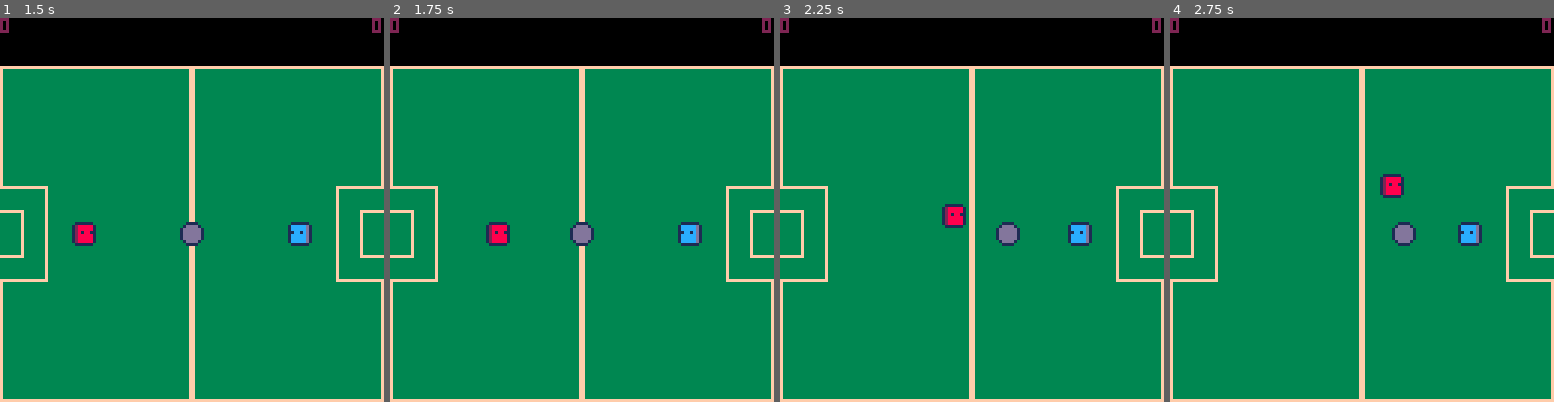
Above: before the commit, frames 1-4 (left to right).
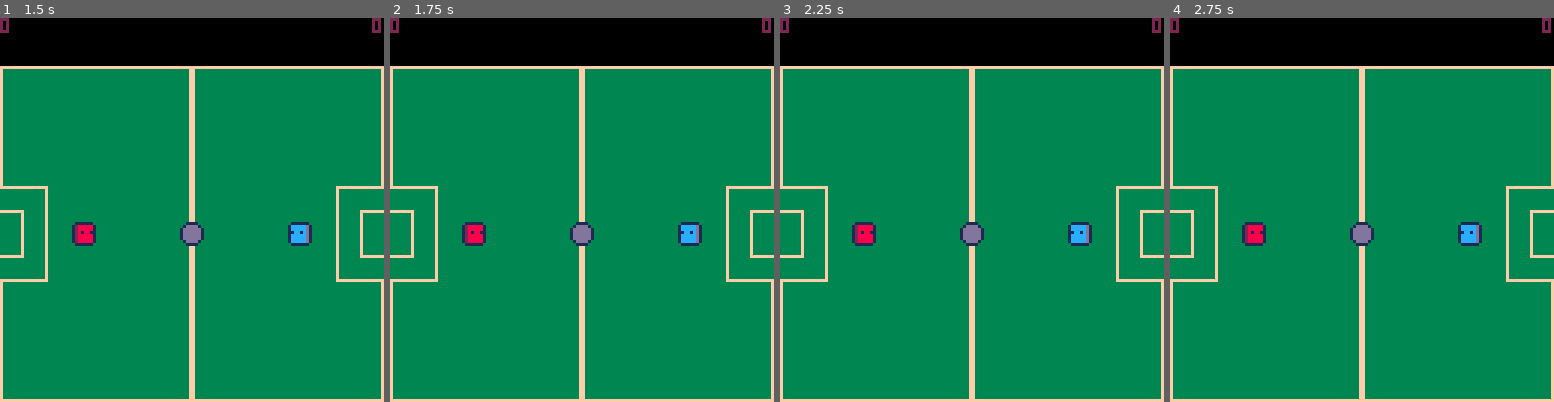
Above: after the commit, the same moments.

Repository: fcidade/pico8.carts
Game: PICO-8 cartridge pong/pong.p8
Same seed, same stepped clock (60 frames per second), same inputs: the game is played once before the commit and once after it.
Inputs:
- Up to frame 1 (1.5 s): no input
- Up to frame 2 (1.75 s): hold Right from 1.6 s (still down)
- Up to frame 3 (2.25 s): release Right at 2.1 s; hold Up from 2.15 s (still down)
- Up to frame 4 (2.75 s): release Up at 2.42 s; hold Right from 2.47 s (still down)

Frame 1 is identical in both runs. In frame 2, 0.7% of the frame differs, in the area x 18-32%, y 53-60%; in frame 3, 1.4%, in the area x 18-63%, y 48-60%; in frame 4, 1.4%.

Commit message:
Refactor Pong game to integrate raw key input handling; add constants and update player controls

Diff:
--- /dev/null
+++ b/common/constants.lua
@@ -0,0 +1,314 @@
+colors = {
+    black = 0,
+    dark_blue = 1,
+    dark_purple = 2,
+    dark_green = 3,
+    brown = 4,
+    dark_gray = 5,
+    light_gray = 6,
+    white = 7,
+    red = 8,
+    orange = 9,
+    yellow = 10,
+    green = 11,
+    blue = 12,
+    indigo = 13,
+    pink = 14,
+    peach = 15,
+}
+
+--
+stat_codes = {
+    -- System
+    mem_usage = 0,    -- Memory usage (0..2048)
+    cpu = 1,          -- CPU used since last flip (1.0 == 100% CPU)
+    clipboard = 4,    -- Clipboard contents (after user has pressed CTRL-V)
+    param_string = 6, -- Parameter string
+    framerate = 7,    -- Current framerate
+
+    -- Keyboard and Mouse
+
+    raw_keyboard = 28,       -- Raw keyboard input (stat(28, scancode) returns true if key with scan code is pressed)
+    keypress_available = 30, -- True when a keypress is available
+    keyboard_char = 31,      -- Character returned by keyboard
+    mouse_x = 32,            -- Mouse X
+    mouse_y = 33,            -- Mouse Y
+    mouse_buttons = 34,      -- Mouse buttons (bitfield)
+    mouse_wheel = 36,        -- Mouse wheel event
+    mouse_rel_x = 38,        -- Relative x movement (host desktop pixels)
+    mouse_rel_y = 39,        -- Relative y movement (host desktop pixels)
+
+    -- Audio
+    -- Audio values 16..26 are the legacy version of audio state queries 46..56.
+    -- They only report on the current state of the audio mixer, which changes only
+    -- ~20 times a second (depending on the host sound driver and other factors).
+    -- 46..56 instead stores a history of mixer state at each tick to give a higher resolution
+    -- estimate of the currently audible state.
+
+    sfx_channels = { 46, 47, 48, 49 }, -- Index of currently playing SFX on channels 0..3
+    note_channels = { 50, 51, 52, 53 }, -- Note number (0..31) on channel 0..3
+    pattern_index = 54,               -- Currently playing pattern index
+    total_patterns_played = 55,       -- Total patterns played
+    ticks_on_pattern = 56,            -- Ticks played on current pattern
+    music_playing = 57,               -- (Boolean) TRUE when music is playing
+
+    -- Time
+    utc_time = { 80, 81, 82, 83, 84, 85 }, -- UTC time: year, month, day, hour, minute, second
+    local_time = { 90, 91, 92, 93, 94, 95 }, -- Local time
+
+    --
+    breadcrumb_label = 100, -- Current breadcrumb label, or nil
+    frame_by_frame = 110,   -- Returns true when in frame-by-frame mode
+}
+
+-- SDL Scancodes
+key = {
+    unknown = 0,
+    a = 4,
+    b = 5,
+    c = 6,
+    d = 7,
+    e = 8,
+    f = 9,
+    g = 10,
+    h = 11,
+    i = 12,
+    j = 13,
+    k = 14,
+    l = 15,
+    m = 16,
+    n = 17,
+    o = 18,
+    p = 19,
+    q = 20,
+    r = 21,
+    s = 22,
+    t = 23,
+    u = 24,
+    v = 25,
+    w = 26,
+    x = 27,
+    y = 28,
+    z = 29,
+    ["1"] = 30,
+    ["2"] = 31,
+    ["3"] = 32,
+    ["4"] = 33,
+    ["5"] = 34,
+    ["6"] = 35,
+    ["7"] = 36,
+    ["8"] = 37,
+    ["9"] = 38,
+    ["0"] = 39,
+    return_ = 40,
+    escape = 41,
+    backspace = 42,
+    tab = 43,
+    space = 44,
+    minus = 45,
+    equals = 46,
+    leftbracket = 47,
+    rightbracket = 48,
+    backslash = 49,
+    nonushash = 50,
+    semicolon = 51,
+    apostrophe = 52,
+    grave = 53,
+    comma = 54,
+    period = 55,
+    slash = 56,
+    capslock = 57,
+    f1 = 58,
+    f2 = 59,
+    f3 = 60,
+    f4 = 61,
+    f5 = 62,
+    f6 = 63,
+    f7 = 64,
+    f8 = 65,
+    f9 = 66,
+    f10 = 67,
+    f11 = 68,
+    f12 = 69,
+    printscreen = 70,
+    scrolllock = 71,
+    pause = 72,
+    insert = 73,
+    home = 74,
+    pageup = 75,
+    delete = 76,
+    ["end"] = 77,
+    pagedown = 78,
+    right = 79,
+    left = 80,
+    down = 81,
+    up = 82,
+    numlockclear = 83,
+    kp_divide = 84,
+    kp_multiply = 85,
+    kp_minus = 86,
+    kp_plus = 87,
+    kp_enter = 88,
+    kp_1 = 89,
+    kp_2 = 90,
+    kp_3 = 91,
+    kp_4 = 92,
+    kp_5 = 93,
+    kp_6 = 94,
+    kp_7 = 95,
+    kp_8 = 96,
+    kp_9 = 97,
+    kp_0 = 98,
+    kp_period = 99,
+    nonusbackslash = 100,
+    application = 101,
+    power = 102,
+    kp_equals = 103,
+    f13 = 104,
+    f14 = 105,
+    f15 = 106,
+    f16 = 107,
+    f17 = 108,
+    f18 = 109,
+    f19 = 110,
+    f20 = 111,
+    f21 = 112,
+    f22 = 113,
+    f23 = 114,
+    f24 = 115,
+    execute = 116,
+    help = 117,
+    menu = 118,
+    select = 119,
+    stop = 120,
+    again = 121,
+    undo = 122,
+    cut = 123,
+    copy = 124,
+    paste = 125,
+    find = 126,
+    mute = 127,
+    volumeup = 128,
+    volumedown = 129,
+    kp_comma = 133,
+    kp_equalsas400 = 134,
+    international1 = 135,
+    international2 = 136,
+    international3 = 137,
+    international4 = 138,
+    international5 = 139,
+    international6 = 140,
+    international7 = 141,
+    international8 = 142,
+    international9 = 143,
+    lang1 = 144,
+    lang2 = 145,
+    lang3 = 146,
+    lang4 = 147,
+    lang5 = 148,
+    lang6 = 149,
+    lang7 = 150,
+    lang8 = 151,
+    lang9 = 152,
+    alterase = 153,
+    sysreq = 154,
+    cancel = 155,
+    clear = 156,
+    prior = 157,
+    return2 = 158,
+    separator = 159,
+    out = 160,
+    oper = 161,
+    clearagain = 162,
+    crsel = 163,
+    exsel = 164,
+    kp_00 = 176,
+    kp_000 = 177,
+    thousandsseparator = 178,
+    decimalseparator = 179,
+    currencyunit = 180,
+    currencysubunit = 181,
+    kp_leftparen = 182,
+    kp_rightparen = 183,
+    kp_leftbrace = 184,
+    kp_rightbrace = 185,
+    kp_tab = 186,
+    kp_backspace = 187,
+    kp_a = 188,
+    kp_b = 189,
+    kp_c = 190,
+    kp_d = 191,
+    kp_e = 192,
+    kp_f = 193,
+    kp_xor = 194,
+    kp_power = 195,
+    kp_percent = 196,
+    kp_less = 197,
+    kp_greater = 198,
+    kp_ampersand = 199,
+    kp_dblampersand = 200,
+    kp_verticalbar = 201,
+    kp_dblverticalbar = 202,
+    kp_colon = 203,
+    kp_hash = 204,
+    kp_space = 205,
+    kp_at = 206,
+    kp_exclam = 207,
+    kp_memstore = 208,
+    kp_memrecall = 209,
+    kp_memclear = 210,
+    kp_memadd = 211,
+    kp_memsubtract = 212,
+    kp_memmultiply = 213,
+    kp_memdivide = 214,
+    kp_plusminus = 215,
+    kp_clear = 216,
+    kp_clearentry = 217,
+    kp_binary = 218,
+    kp_octal = 219,
+    kp_decimal = 220,
+    kp_hexadecimal = 221,
+    lctrl = 224,
+    lshift = 225,
+    lalt = 226,
+    lgui = 227,
+    rctrl = 228,
+    rshift = 229,
+    ralt = 230,
+    rgui = 231,
+    mode = 257,
+    audionext = 258,
+    audioprev = 259,
+    audiostop = 260,
+    audioplay = 261,
+    audiomute = 262,
+    mediaselect = 263,
+    www = 264,
+    mail = 265,
+    calculator = 266,
+    computer = 267,
+    ac_search = 268,
+    ac_home = 269,
+    ac_back = 270,
+    ac_forward = 271,
+    ac_stop = 272,
+    ac_refresh = 273,
+    ac_bookmarks = 274,
+    brightnessdown = 275,
+    brightnessup = 276,
+    displayswitch = 277,
+    kbdillumtoggle = 278,
+    kbdillumdown = 279,
+    kbdillumup = 280,
+    eject = 281,
+    sleep = 282,
+    app1 = 283,
+    app2 = 284,
+    audiorewind = 285,
+    audiofastforward = 286,
+    softleft = 287,
+    softright = 288,
+    call = 289,
+    endcall = 290,
+    num_scancodes = 512
+}
--- /dev/null
+++ b/common/rawkeys.lua
@@ -0,0 +1,11 @@
+-- https://www.reddit.com/r/pico8/comments/1dlz5z8/change_input_keys/
+-- https://www.lexaloffle.com/dl/docs/pico-8_manual.html#Mouse_and_Keyboard_Input
+
+function rawkeys_init()
+  poke(0x5f2d,1)
+end
+
+function kbtn(key)
+---@diagnostic disable-next-line: redundant-parameter
+    return stat(28, key)
+end
--- /dev/null
+++ b/keyboard/keyboard.p8
@@ -0,0 +1,15 @@
+pico-8 cartridge // http://www.pico-8.com
+version 42
+__lua__
+#include ../common/constants.lua
+
+#include ../common/rawkeys.lua
+
+#include main.lua
+__gfx__
+00000000000000000000000000000000000000000000000000000000000000000000000000000000000000000000000000000000000000000000000000000000
+00000000000000000000000000000000000000000000000000000000000000000000000000000000000000000000000000000000000000000000000000000000
+00700700000000000000000000000000000000000000000000000000000000000000000000000000000000000000000000000000000000000000000000000000
+00077000000000000000000000000000000000000000000000000000000000000000000000000000000000000000000000000000000000000000000000000000
+00077000000000000000000000000000000000000000000000000000000000000000000000000000000000000000000000000000000000000000000000000000
+00700700000000000000000000000000000000000000000000000000000000000000000000000000000000000000000000000000000000000000000000000000
--- /dev/null
+++ b/keyboard/main.lua
@@ -0,0 +1,18 @@
+function _init()
+  poke(0x5f2d,1)
+end
+
+function _draw()
+  cls()
+--   for y=0,15 do
+--     for x=0,15 do
+--       circfill(4+x*8,4+y*8,3,
+--           stat(28,x+y*16) and 7 or 1)
+--     end
+--   end
+    if kbtn(key.a) then
+        color(colors.brown)
+        rect(0, 0, 10, 10)
+
+    end
+end
--- a/pong/main.lua
+++ b/pong/main.lua
@@ -17,10 +17,12 @@
 p1_init_x = tile_width * 3
 p2_init_x = screen_width - tile_width * 4
 
-ball_init_x = flr((screen_width / 2) - (tile_width/2))
-ball_init_y = flr((screen_height / 2) + (tile_height/2))
+ball_init_x = flr((screen_width / 2) - (tile_width / 2))
+ball_init_y = flr((screen_height / 2) + (tile_height / 2))
 
 function _init()
+	rawkeys_init()
+
 	music(0)
 
 	p1 = Player:new(0, 1, p1_init_x, p_init_y)
@@ -35,7 +37,6 @@
 	p2:reset_position()
 	ball:reset()
 end
-
 
 function _update()
 	p1:update()
@@ -60,8 +61,8 @@
 	cls()
 	color(3)
 
-	map(0 ,	0,	0,	0, 16, 16)
-	map(16, 0,	0,	0,	16,	16)
+	map(0, 0, 0, 0, 16, 16)
+	map(16, 0, 0, 0, 16, 16)
 
 	p1:draw()
 	p2:draw()
--- a/pong/player.lua
+++ b/pong/player.lua
@@ -11,16 +11,17 @@
     self.dir.x = 0
     self.dir.y = 0
 
-    if btn(⬅️, self.id) and self.left > 0 then
+    local pkeys = self:get_player_keys(self.id)
+    if kbtn(pkeys.left) and self.left > 0 then
         self.dir.x -= self.spd
     end
-    if btn(➡️, self.id) and self.right < screen_width then
+    if kbtn(pkeys.right) and self.right < screen_width then
         self.dir.x += self.spd
     end
-    if btn(⬆️, self.id) and self.top > field_top then
+    if kbtn(pkeys.up) and self.top > field_top then
         self.dir.y -= self.spd
     end
-    if btn(⬇️, self.id) and self.bottom < screen_height then
+    if kbtn(pkeys.down) and self.bottom < screen_height then
         self.dir.y += self.spd
     end
 
@@ -28,6 +29,23 @@
     self.pos.y += self.dir.y
 
     self.coll_rect:update(self.pos.x, self.pos.y)
+end
+
+function Player:get_player_keys(id)
+    return ({
+        [0] = {
+            left = key.a,
+            right = key.d,
+            up = key.w,
+            down = key.s
+        },
+        [1] = {
+            left = key.left,
+            right = key.right,
+            up = key.up,
+            down = key.down
+        },
+    })[id]
 end
 
 function Player:draw()
--- a/pong/pong.p8
+++ b/pong/pong.p8
@@ -2,7 +2,9 @@
 version 42
 __lua__
 -- libs
+#include ../common/constants.lua
 #include ../common/math.lua
+#include ../common/rawkeys.lua
 
 -- app
 #include player.lua
Not shown, added: pong/.docs/pong_0.gif
Not shown, added: pong/.docs/pong_1.gif
